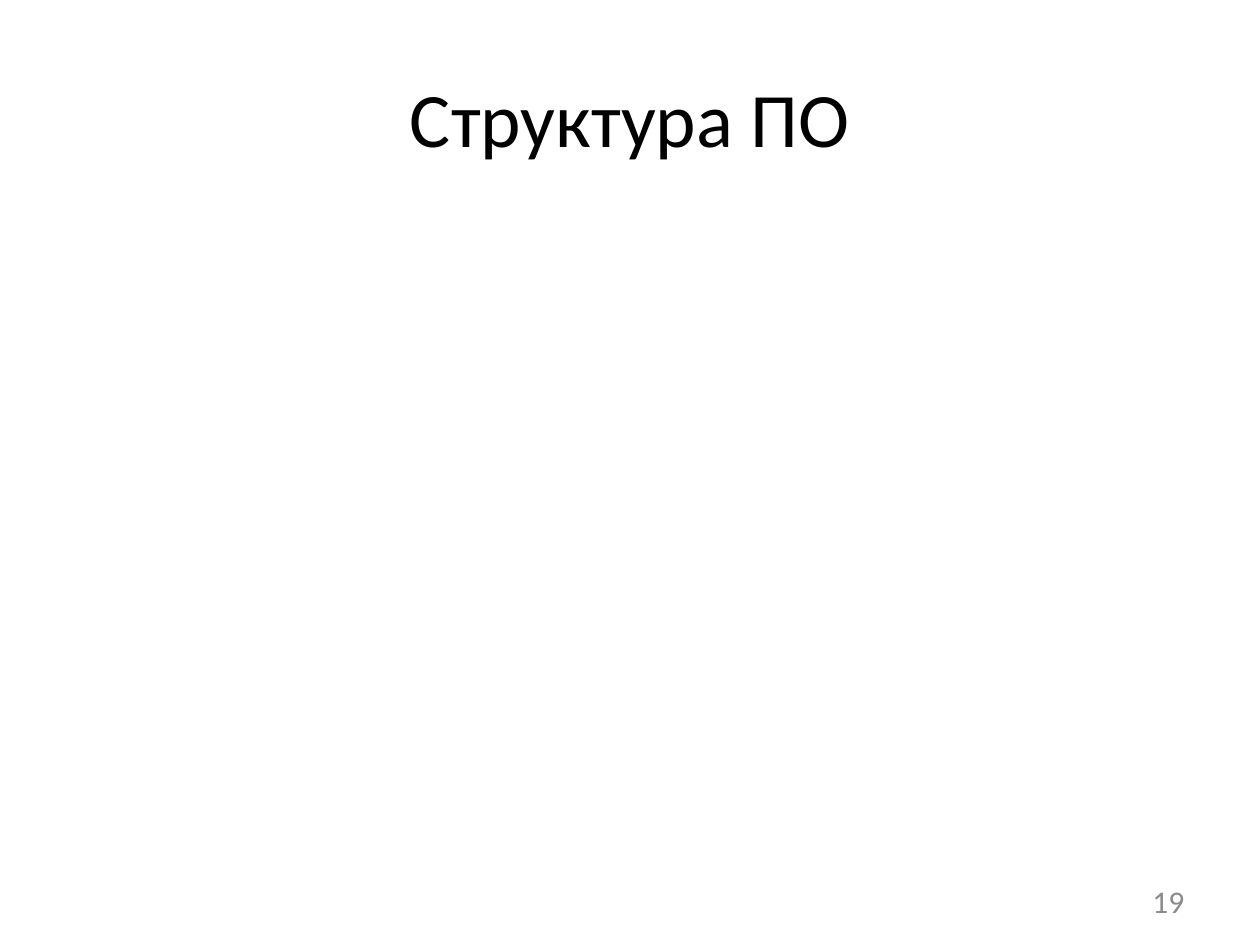
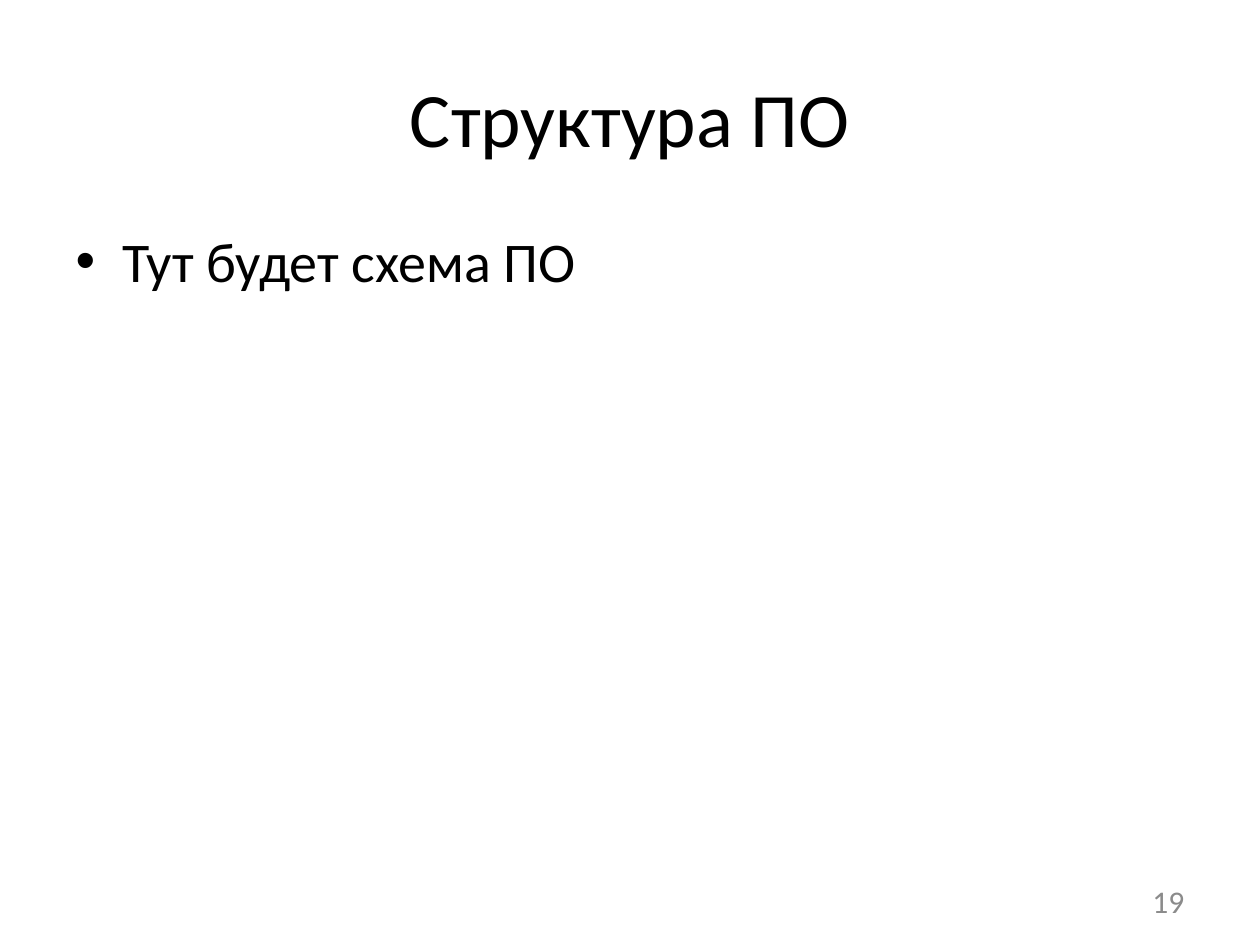
Before and after one commit to afrolovskiy/diplom, a slide deck: slide 19 of presentations/diplom/static race detection.pptx. Drawn at 1260x945 pixels with LibreOffice and Linux fonts; fonts in the diff are those of the drawing. Boxes give left, top, right and bottom in pixels: in the first picture for what was removed or moved away, otherwise in the second. Text is boxed around its words. In the diff, an @@ line names an element or a change of style, - is before the commit and + after.

```diff
--- a/presentations/diplom/static race detection.pptx
+++ b/presentations/diplom/static race detection.pptx
@@ text added at (123, 244, 576, 292), 32 pt, text #000000 @@
+• Тут будет схема ПО
```
Also in this commit, not shown: 4 other slides changed, 3 slides added, 2 slides removed, 2 other files.
